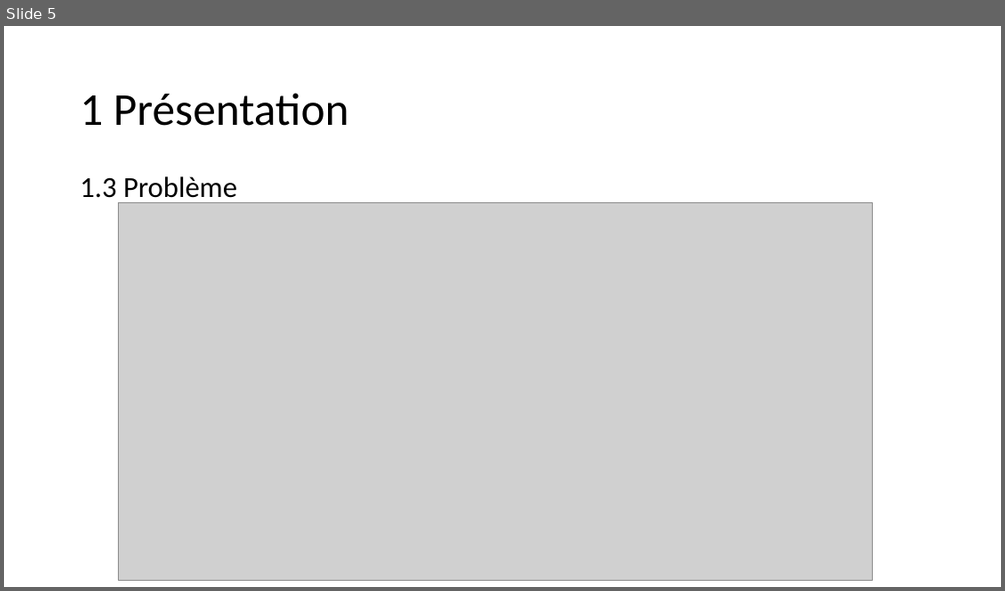
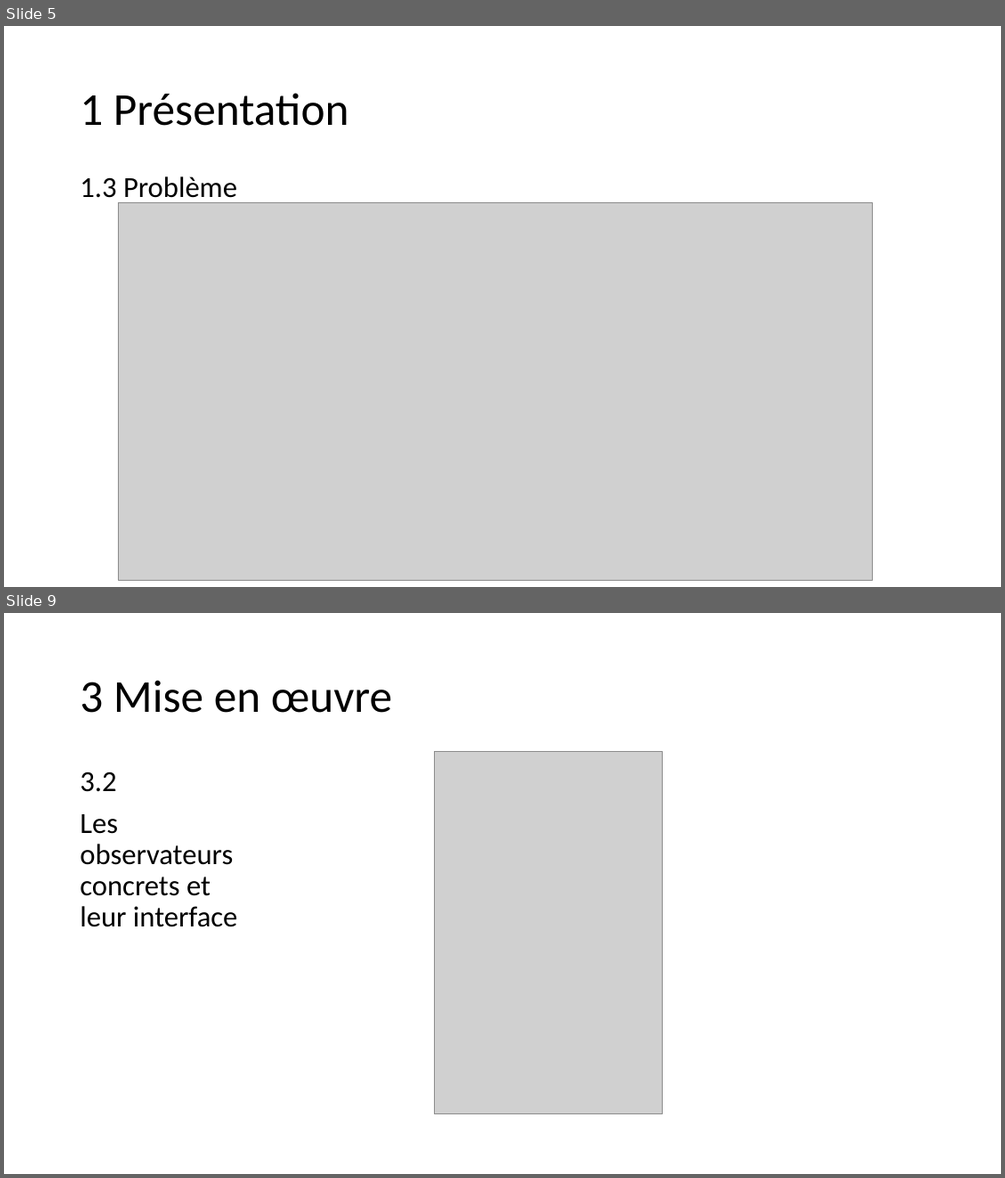
Before and after one commit to D-CRAVO/FORMATION-CDA-2210, a slide deck: 106_DesignPattern/Cours/Observateur/Observateur.pptx. Shown one above the other, each under a label of ours: slide 5 before the commit, slides 5 and 9 after it; the slides between them are not shown. The pictures are 1005x591 and 1005x1178 pixels, drawn with LibreOffice and Linux fonts; fonts in the diff are those of the drawing; grey boxes stand for pictures. Boxes give left, top, right and bottom in pixels: in the first picture for what was removed or moved away, otherwise in the second. Text is boxed around its words. In the diff, an @@ line names an element or a change of style, - is before the commit and + after.

```diff
--- a/106_DesignPattern/Cours/Observateur/Observateur.pptx
+++ b/106_DesignPattern/Cours/Observateur/Observateur.pptx
@@ slide 9 added at [4,613,1001,1174], background #FFFFFF @@
@@ title added at [80,680,392,713], 44 pt, text #000000 @@
+3 Mise en œuvre
@@ text added at [80,771,237,927], 28 pt, text #000000 @@
+3.2
+Les observateurs concrets et leur interface
@@ picture added at [434,751,662,1114] @@
```
Also in this commit, not shown: 5 slides changed, 17 other slides added, 3 slides removed, 32 other files.
